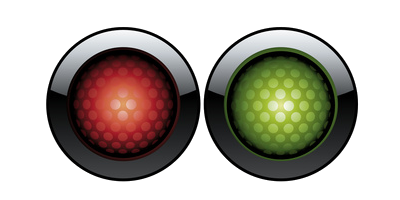
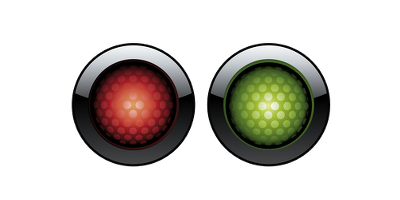
Layers edited between the first and the second (400, 200) image:
painted on "Feu Vert copy" over [203, 26, 359, 182]
painted on "Feu Rouge copy" over [46, 27, 201, 182]
